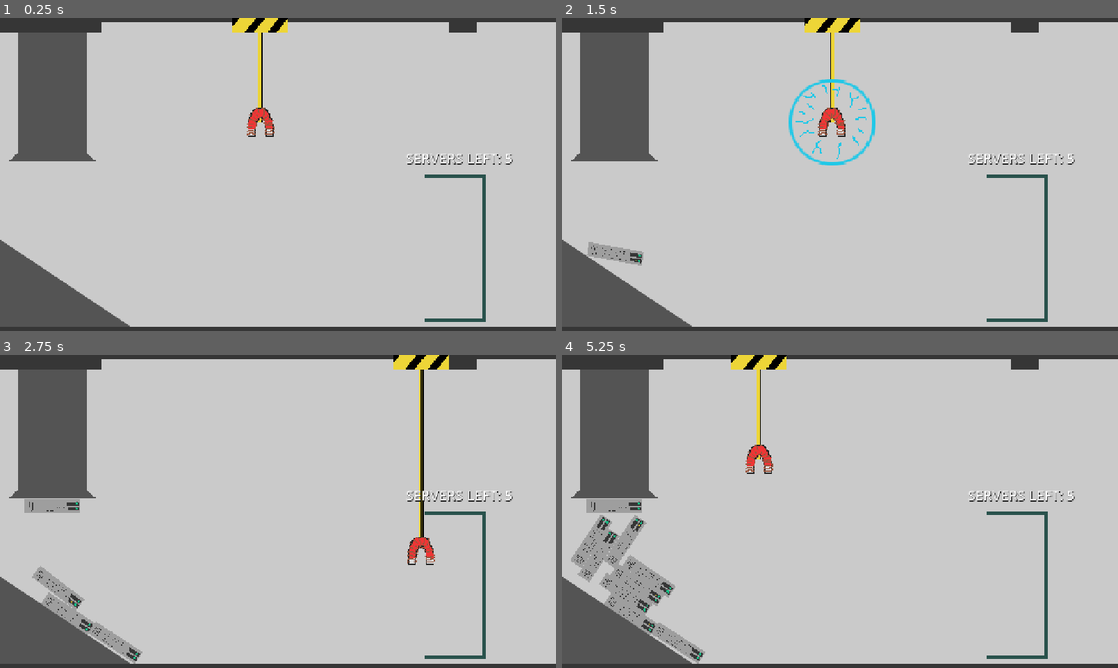
Above: before the commit, frames 1-4 (two rows, left to right).
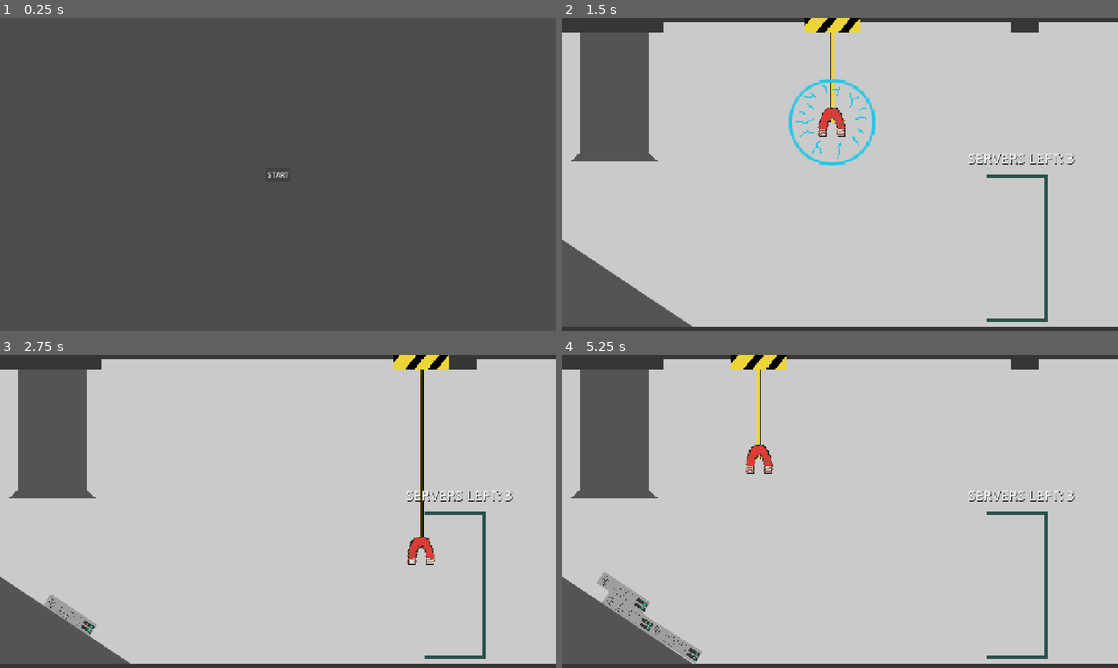
Above: after the commit, the same moments.

Repository: KeaganErasmus/Clod-Godo-Wild-Jam-99
Game: Godot game, scene res://Scenes/stacking/scenes/stacking.tscn
Same seed, same stepped clock (60 frames per second), same inputs: the game is played once before the commit and once after it. Before the commit the project has no main scene; this scene is started directly in both runs.
Inputs (mouse positions are in pixels of both pictures, inside the frame that each line leads up to):
- Up to frame 1 (0.25 s): no input
- Up to frame 2 (1.5 s): click (840, 174) at 0.5 s, where only the run after the commit has a clickable "START"; tap Enter at 1.25 s; move the mouse to (962, 158) at 1.27 s; hold D (move_right) from 1.28 s (still down); hold Space (magnetize) from 1.28 s (still down)
- Up to frame 3 (2.75 s): move the mouse to (166, 527) at 2.02 s; release D (move_right) at 2.03 s; release Space (magnetize) at 2.03 s; hold S (move_down) from 2.03 s (still down); tap 1 (num_1) at 2.1 s
- Up to frame 4 (5.25 s): move the mouse to (895, 442) at 2.77 s; release S (move_down) at 2.78 s; hold D (move_right) 2.78-3.53 s; tap one key every 0.75 s from 2.85 s: 2 (num_2) 3 (num_3) 4 (num_4) X; move the mouse to (812, 574) at 3.52 s; hold W (move_up) 3.53-4.28 s; move the mouse to (1006, 558) at 4.27 s; hold A (move_left) from 4.28 s (still down); move the mouse to (673, 464) at 5.02 s

The runs differ from the first frame. In frame 1, 88% of the frame differs, in the area x 0-100%, y 0-99%; in frame 2, 0.5%; in frame 3, 1.4%; in frame 4, 3.1%.

Commit message:
feat(): add global scene controller and basic gameplay loop

Diff:
--- /dev/null
+++ b/Scenes/menu/starting_menu.gd
@@ -0,0 +1,4 @@
+extends CanvasLayer
+
+func _on_button_pressed() -> void:
+	Global._start_game()
--- /dev/null
+++ b/Scenes/menu/starting_menu.tscn
@@ -0,0 +1,24 @@
+[gd_scene format=3 uid="uid://d4kxxajbmml5d"]
+
+[ext_resource type="Script" uid="uid://bkjcq0jodqhke" path="res://Scenes/menu/starting_menu.gd" id="1_vujxf"]
+
+[node name="StartingMenu" type="CanvasLayer" unique_id=871854249]
+script = ExtResource("1_vujxf")
+
+[node name="Button" type="Button" parent="." unique_id=1616021104]
+anchors_preset = 8
+anchor_left = 0.5
+anchor_top = 0.5
+anchor_right = 0.5
+anchor_bottom = 0.5
+offset_left = -4.0
+offset_top = -4.0
+offset_right = 4.0
+offset_bottom = 4.0
+grow_horizontal = 2
+grow_vertical = 2
+size_flags_horizontal = 4
+size_flags_vertical = 4
+text = "START"
+
+[connection signal="pressed" from="Button" to="." method="_on_button_pressed"]
--- a/Scenes/stacking/scenes/stacking.tscn
+++ b/Scenes/stacking/scenes/stacking.tscn
@@ -228,11 +228,15 @@
 shape = SubResource("RectangleShape2D_mduoy")
 
 [node name="Timer" type="Timer" parent="." unique_id=1222740851]
-wait_time = 0.5
 autostart = true
 
 [node name="StackingUI" parent="." unique_id=1248863749 instance=ExtResource("7_m5enb")]
+
+[node name="NextSceneDelay" type="Timer" parent="." unique_id=1763549496]
+wait_time = 2.0
+one_shot = true
 
 [connection signal="servers_mounted" from="StackRack" to="." method="_on_stack_rack_servers_mounted"]
 [connection signal="body_entered" from="KillBox" to="." method="_on_kill_box_body_entered"]
 [connection signal="timeout" from="Timer" to="." method="_on_timer_timeout"]
+[connection signal="timeout" from="NextSceneDelay" to="." method="_on_next_scene_delay_timeout"]
--- a/Scenes/stacking/scripts/stacking.gd
+++ b/Scenes/stacking/scripts/stacking.gd
@@ -2,17 +2,17 @@
 
 var server_scene = load("res://Scenes/stacking/scenes/server.tscn")
 
-var server_quota: int = 5
 @onready var server_count_label = $StackingUI/MarginContainer/ServerCountLabel
 var server_count_text = "SERVERS LEFT: "
+var servers_left = Global.server_quota
 
 # Called when the node enters the scene tree for the first time.
 func _ready() -> void:
-	_set_server_count(server_quota)
+	_set_server_count(servers_left)
 
-# Called every frame. 'delta' is the elapsed time since the previous frame.
-func _process(delta: float) -> void:
-	pass
+func _win_stacking():
+	print("YOU WON")
+	$NextSceneDelay.start()
 
 func _on_timer_timeout() -> void:
 	var server = server_scene.instantiate()
@@ -21,9 +21,18 @@
 func _on_kill_box_body_entered(body: Node2D) -> void:
 	body.queue_free()
 
-
 func _on_stack_rack_servers_mounted(count: Variant) -> void:
-	_set_server_count(server_quota - count)
+	_set_server_count(Global.server_quota - count)
 
 func _set_server_count(count: int):
+	servers_left = count
+	if count < 0:
+		count = 0
 	server_count_label.text = server_count_text + str(count)
+
+	if servers_left <= 0:
+		_win_stacking()
+
+
+func _on_next_scene_delay_timeout() -> void:
+	Global._next_scene()
--- /dev/null
+++ b/Scenes/transition/data_center.tscn
@@ -0,0 +1,9 @@
+[gd_scene format=3 uid="uid://v1ueor0eplqr"]
+
+[ext_resource type="Texture2D" uid="uid://cwksyg6knw244" path="res://Scenes/transition/art/data center.png" id="1_upcw0"]
+
+[node name="DataCenter" type="Node2D" unique_id=1220120981]
+
+[node name="Sprite2D" type="Sprite2D" parent="." unique_id=1977657471]
+scale = Vector2(0.5, 0.5)
+texture = ExtResource("1_upcw0")
--- /dev/null
+++ b/Scenes/transition/transition.gd
@@ -0,0 +1,35 @@
+extends Node2D
+
+var rng = RandomNumberGenerator.new()
+
+@onready var data_center_area = $Area2D/CollisionShape2D
+var data_center_scene = load("res://Scenes/transition/data_center.tscn")
+
+func _ready() -> void:
+	var data_center_area_rect = data_center_area.shape.get_rect()
+
+	var area_min_x = data_center_area_rect.position.x
+	var area_max_x = data_center_area_rect.end.x
+	#print(str(area_min_x) + " " + str(area_max_x))
+
+	var area_min_y = data_center_area_rect.position.y
+	var area_max_y = data_center_area_rect.end.y
+	#print(str(area_min_y) + " " + str(area_max_y))
+
+	# Spawn already existing data centers
+	for data_center_pos in Global.data_center_list:
+		_spawn_data_center(data_center_pos.x, data_center_pos.y)
+
+	# Spawn new data centers and add them to the list
+	for i in Global.data_center_count - Global.data_center_list.size():
+		var random_x = rng.randf_range(area_min_x, area_max_x)
+		var random_y = rng.randf_range(area_min_y, area_max_y)
+		#print(str(random_x) + " " + str(random_y))
+
+		_spawn_data_center(random_x, random_y)
+		Global.data_center_list.append(Vector2(random_x, random_y))
+
+func _spawn_data_center(x, y):
+	var data_center = data_center_scene.instantiate()
+	$Area2D/DataCenters.add_child(data_center)
+	data_center.position = Vector2(x, y)
--- /dev/null
+++ b/Scenes/transition/transition.tscn
@@ -0,0 +1,24 @@
+[gd_scene format=3 uid="uid://dibk1q41y5idt"]
+
+[ext_resource type="Texture2D" uid="uid://b5t3kvhooudfh" path="res://Scenes/transition/art/kaikoura.png" id="1_kf3f5"]
+[ext_resource type="Script" uid="uid://dlg0roic52g74" path="res://Scenes/transition/transition.gd" id="1_rkbkv"]
+
+[sub_resource type="RectangleShape2D" id="RectangleShape2D_ke0wg"]
+size = Vector2(1280, 584.5)
+
+[node name="Transition" type="Node2D" unique_id=1681195250]
+script = ExtResource("1_rkbkv")
+
+[node name="Sprite2D" type="Sprite2D" parent="." unique_id=410792413]
+position = Vector2(640, 359.74997)
+scale = Vector2(2, 1.6873536)
+texture = ExtResource("1_kf3f5")
+
+[node name="Area2D" type="Area2D" parent="." unique_id=401423528]
+
+[node name="DataCenters" type="Node2D" parent="Area2D" unique_id=470357474]
+position = Vector2(640, 428.75)
+
+[node name="CollisionShape2D" type="CollisionShape2D" parent="Area2D" unique_id=1930125630]
+position = Vector2(640, 428.75)
+shape = SubResource("RectangleShape2D_ke0wg")
--- /dev/null
+++ b/global.gd
@@ -0,0 +1,49 @@
+extends Node
+
+var stacking_scene = preload("res://Scenes/stacking/scenes/stacking.tscn")
+var plugging_scene = preload("res://Scenes/Plugging/plugging.tscn")
+var transition_scene = preload("res://Scenes/transition/transition.tscn")
+var start_menu_scene = preload("res://Scenes/menu/starting_menu.tscn")
+
+var current_scene = null
+var default_scene = start_menu_scene
+
+var day_scene_order: Array[PackedScene] = [stacking_scene]
+var current_scene_index: int = 0
+
+var dev_start_from_current_scene = false # MAKE SURE FALSE BEFORE SUBMITTING
+
+# Transition Scene
+var data_center_list: Array[Vector2] = [] # persist data center positions in transition scene
+
+# Global Values
+var days_elapsed: int = 1
+var data_center_count: int = 0 # current number of data centers
+var data_center_quota: int = 1 # starts at 1 and goes up
+var energy_reserve: float = 100 # you lose when you run out
+var energy_drain_rate: float = 1 # how much energy drains per second
+var server_quota: int = 3 # starts at 3 but can go up
+
+func _ready() -> void:
+	if not dev_start_from_current_scene:
+		current_scene = default_scene
+		get_tree().change_scene_to_packed.call_deferred(default_scene)
+
+func _start_game():
+	get_tree().change_scene_to_packed.call_deferred(day_scene_order[0])
+
+func _next_scene():
+	current_scene_index += 1
+
+	if current_scene_index >= day_scene_order.size():
+		get_tree().change_scene_to_packed.call_deferred(transition_scene)
+	else:
+		get_tree().change_scene_to_packed.call_deferred(day_scene_order[current_scene_index])
+
+func _next_day():
+	days_elapsed += 1
+
+	# Update Quota/Difficulty here
+
+	current_scene_index = 0
+	get_tree().change_scene_to_packed.call_deferred(day_scene_order[current_scene_index])
--- /dev/null
+++ b/global_ui.gd
@@ -0,0 +1 @@
+extends CanvasLayer
--- /dev/null
+++ b/global_ui.tscn
@@ -0,0 +1,21 @@
+[gd_scene format=3 uid="uid://n7w243o1qxms"]
+
+[ext_resource type="Script" uid="uid://dfmi8i6ertbhj" path="res://global_ui.gd" id="1_b2grt"]
+
+[node name="GlobalUI" type="CanvasLayer" unique_id=880697242]
+script = ExtResource("1_b2grt")
+
+[node name="Control" type="Control" parent="." unique_id=903053229]
+layout_mode = 3
+anchors_preset = 15
+anchor_right = 1.0
+anchor_bottom = 1.0
+grow_horizontal = 2
+grow_vertical = 2
+
+[node name="ProgressBar" type="ProgressBar" parent="Control" unique_id=1277560138]
+layout_mode = 0
+offset_left = 38.0
+offset_top = 33.0
+offset_right = 508.0
+offset_bottom = 60.0
--- a/project.godot
+++ b/project.godot
@@ -11,8 +11,14 @@
 [application]
 
 config/name="wild jam 99"
+run/main_scene="uid://d4kxxajbmml5d"
 config/features=PackedStringArray("4.7", "GL Compatibility")
 config/icon="res://icon.svg"
+
+[autoload]
+
+Global="*uid://c2cc1j2h0dx5s"
+GlobalController="*uid://cm2vothigvhnj"
 
 [display]
 
Not shown, added: Scenes/menu/starting_menu.gd.uid
Binary file added: Scenes/transition/art/data center.png
Not shown, added: Scenes/transition/art/data center.png.import
Binary file added: Scenes/transition/art/kaikoura.png
Not shown, added: Scenes/transition/art/kaikoura.png.import
Not shown, added: Scenes/transition/transition.gd.uid
Not shown, added: global.gd.uid
Not shown, added: global_ui.gd.uid
